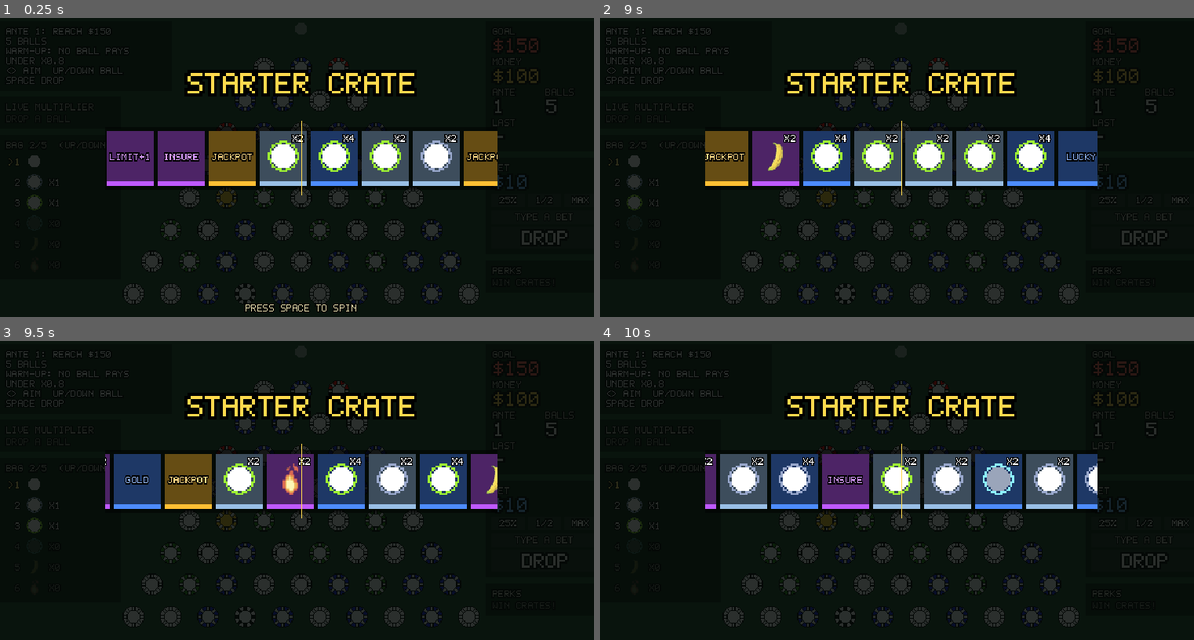
Above: before the commit, frames 1-4 (two rows, left to right).
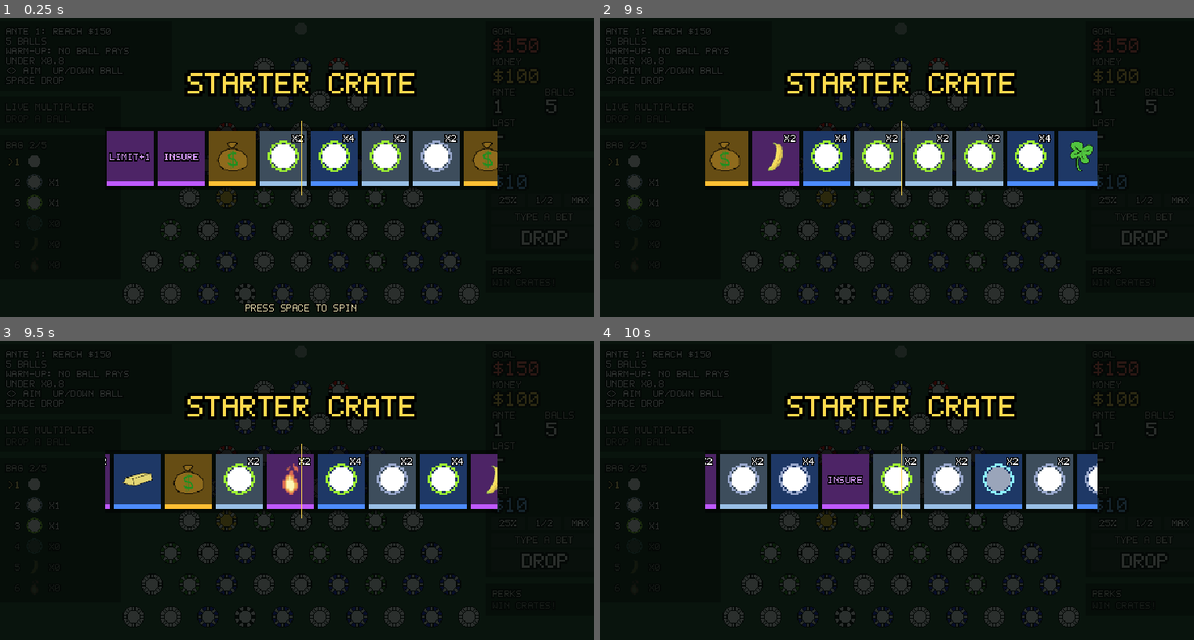
Above: after the commit, the same moments.

Repository: S0humm/bounce-house
Game: Godot game, scene res://scenes/board.tscn
Same seed, same stepped clock (60 frames per second), same inputs: the game is played once before the commit and once after it.
Inputs (mouse positions are in pixels of both pictures, inside the frame that each line leads up to):
- Up to frame 1 (0.25 s): no input
- Up to frame 2 (9 s): click (659, 161) at 0.52 s; click (659, 182) at 1.27 s; click (659, 203) at 2.02 s; click (659, 224) at 2.77 s; click (659, 245) at 3.52 s; click (659, 263) at 4.27 s; click (1110, 200) at 5.02 s; click (1146, 200) at 5.77 s; click (1182, 200) at 6.52 s; click (1146, 218) at 7.27 s; click (1146, 239) at 8.02 s; tap Enter at 8.75, 8.85 s; move the mouse to (1039, 167) at 8.77 s; hold Right from 8.78 s (still down); click (1039, 167) at 8.92 s
- Up to frame 3 (9.5 s): keep holding Right; tap Space at 9.02 s
- Up to frame 4 (10 s): move the mouse to (778, 526) at 9.52 s; release Right at 9.53 s; hold Down from 9.53 s (still down); tap Keypad Enter at 9.6 s; tap Space at 9.77 s

The runs differ from the first frame. In frame 1, 0.8% of the frame differs, in the area x 10-84%, y 41-52%; in frame 2, 0.7%; in frame 3, 0.6%; in frame 4, less than 0.1%.

Commit message:
add lucky, gold and jackpot icons

Diff:
--- a/scripts/board.gd
+++ b/scripts/board.gd
@@ -768,7 +768,7 @@
 func update_ball_panel() -> void:
 	if ball_labels.is_empty():
 		return
-	bag_title.text = "BAG %d/%d  (UP/DOWN)" % [bag_count(), bag_max()]
+	bag_title.text = "BAG %d/%d" % [bag_count(), bag_max()]
 	for i in BALL_KEYS.size():
 		var type: String = BALL_KEYS[i]
 		var label: Control = ball_labels[type]
Not shown, changed: art/icons/README.txt
Binary file added: art/icons/gold.png
Binary file added: art/icons/jackpot.png
Binary file added: art/icons/lucky.png
